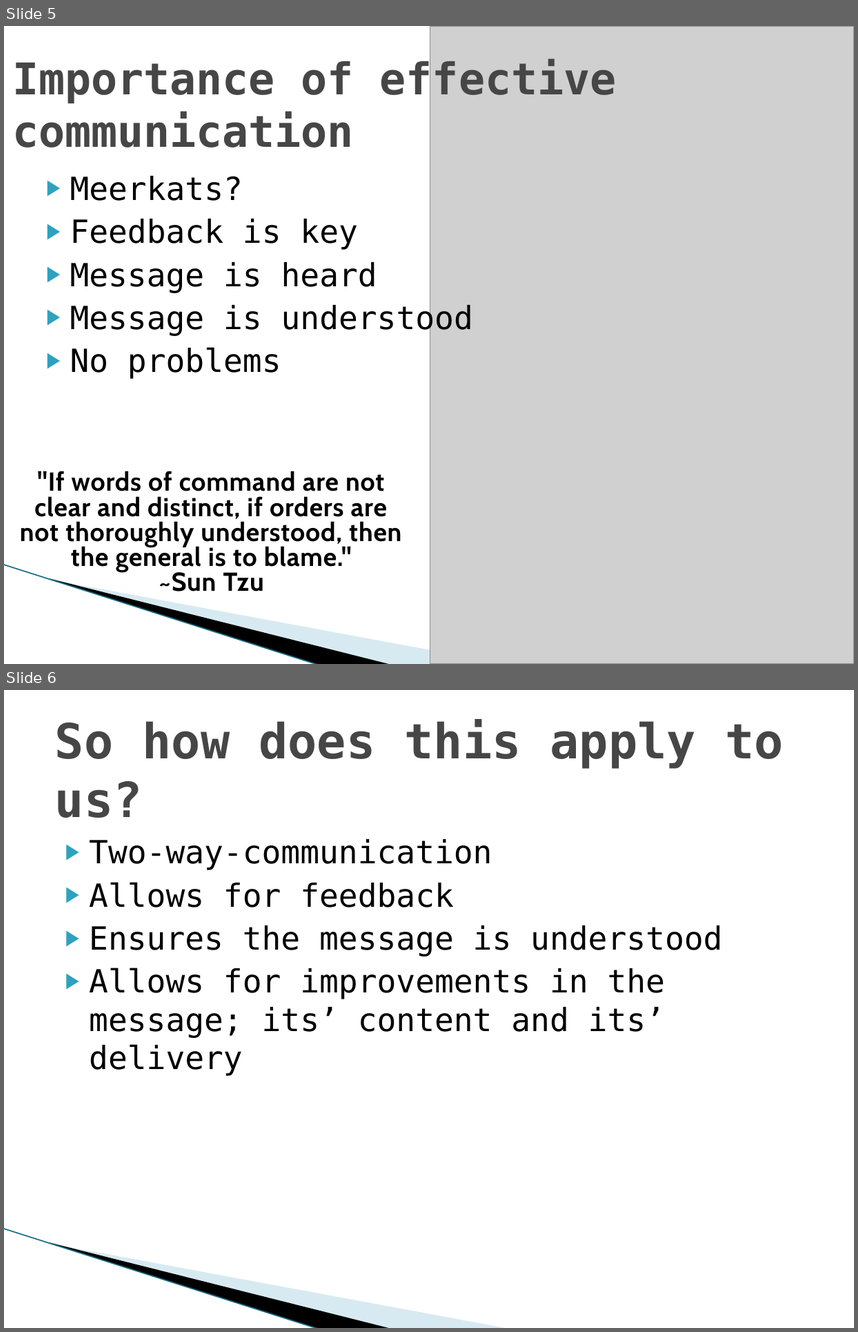
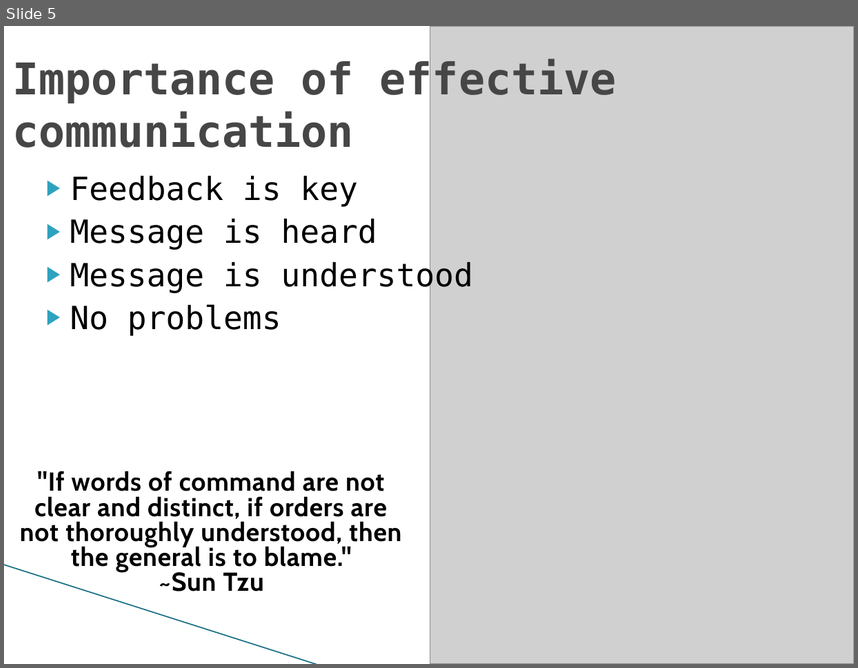
Before and after one commit to CrazeeIvan/Communications, a slide deck: Presentation Skills.odp. Shown one above the other, each under a label of ours: slides 5 and 6 before the commit, slide 5 after it. The pictures are 858x1332 and 858x668 pixels, drawn with LibreOffice and Linux fonts; fonts in the diff are those of the drawing; grey boxes stand for pictures; background and template pictures are left out. Boxes give left, top, right and bottom in pixels: in the first picture for what was removed or moved away, otherwise in the second. Text is boxed around its words. In the diff, an @@ line names an element or a change of style, - is before the commit and + after.

```diff
--- a/Presentation Skills.odp
+++ b/Presentation Skills.odp
@@ slide 6 removed at <box>4,690,854,1328</box>, background #FFFFFF; not listed: 3 template elements that a slide beside it also shows @@
@@ title removed at <box>55,720,783,818</box> @@
-So how does this apply to us?
@@ text removed at <box>89,839,722,1076</box> @@
-▶ Two-way-communication
-▶ Allows for feedback
-▶ Ensures the message is understood
-▶ Allows for improvements in the message; its’ content and its’ delivery
@@ slide 5 changed as well @@
@@ text at <box>70,176,243,201</box>: paragraph removed @@
-▶ Meerkats?
@@ freeform shape removed at <box>49,578,392,664</box> @@
@@ freeform shape removed at <box>51,579,510,664</box> @@
```
Also in this commit, not shown: 12 other slides changed.
